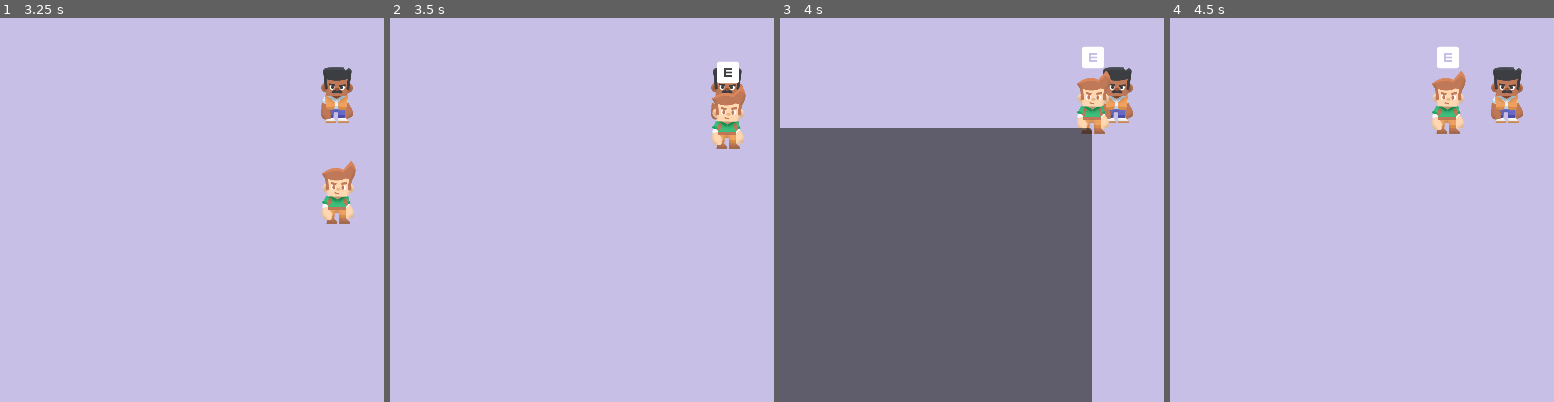
Above: before the commit, frames 1-4 (left to right).
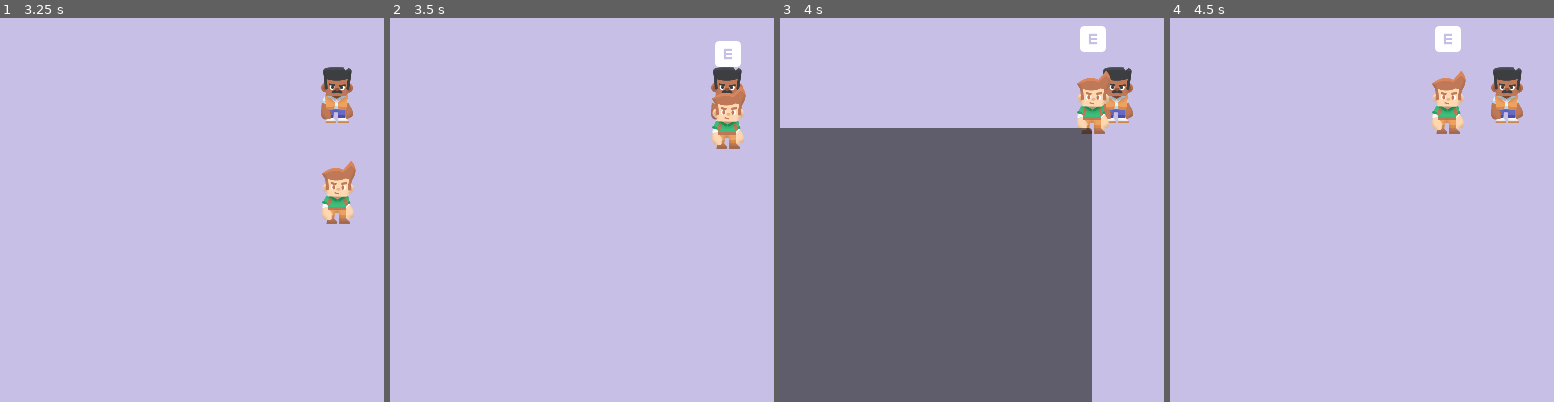
Above: after the commit, the same moments.

Repository: iliqnew/clueless
Game: Godot game, scene res://scenes/main.tscn
Same seed, same stepped clock (60 frames per second), same inputs: the game is played once before the commit and once after it.
Inputs:
- Up to frame 1 (3.25 s): tap Enter at 0.5 s; hold D (right) 0.53-1.28 s; tap E (interact) every 0.75 s from 0.6 to 2.85 s; hold S (down) 1.28-2.03 s; hold D (right) 2.03-2.78 s; hold W (up) from 2.78 s (still down)
- Up to frame 2 (3.5 s): keep holding W (up)
- Up to frame 3 (4 s): release W (up) at 3.53 s; hold A (left) from 3.53 s (still down); tap E (interact) at 3.6 s
- Up to frame 4 (4.5 s): keep holding A (left); tap Space at 4.25 s; tap E (interact) at 4.35 s
The pictures show only the part of the screen within x 35-85%, y 16-66%; the shares and areas given below are measured in that part.

Frame 1 is identical in both runs. In frame 2, 0.6% of the frame differs, in the area x 84-92%, y 5-18%; in frame 3, 0.5%; in frame 4, 0.5%.

Commit message:
complete the rebase

Diff:
--- a/npc.gd
+++ /dev/null
@@ -1,7 +0,0 @@
-class_name NPC
-extends Node2D
-
-@export var dialogue_text: String
-
-func interact() -> void:
-	Globals.dialogue_manager.show_dialogue(dialogue_text)
--- a/scenes/player.tscn
+++ b/scenes/player.tscn
@@ -6,29 +6,28 @@
 
 [sub_resource type="RectangleShape2D" id="RectangleShape2D_caca7"]
 
-[sub_resource type="RectangleShape2D" id="RectangleShape2D_qhqgy"]
-size = Vector2(40, 68)
+[sub_resource type="RectangleShape2D" id="RectangleShape2D_td4se"]
+size = Vector2(40, 66)
 
 [node name="Player" type="CharacterBody2D" unique_id=521609202 node_paths=PackedStringArray("interact_key_sprite", "interact_area")]
 script = ExtResource("1_onrkg")
 interact_key_sprite = NodePath("InteractKeySprite")
-interact_area = NodePath("InteractArea2D")
+interact_area = NodePath("InteractionArea2D")
+
+[node name="CollisionShape2D" type="CollisionShape2D" parent="." unique_id=1522362181]
+position = Vector2(0, 23)
+shape = SubResource("RectangleShape2D_caca7")
 
 [node name="Sprite2D" type="Sprite2D" parent="." unique_id=1729613953]
 scale = Vector2(0.3, 0.3)
 texture = ExtResource("1_4flbx")
 
 [node name="InteractKeySprite" type="Sprite2D" parent="." unique_id=1074902464]
-position = Vector2(1.9073486e-06, -44.500004)
-scale = Vector2(0.46875, 0.45312497)
+position = Vector2(0, -63)
+scale = Vector2(0.535, 0.535)
 texture = ExtResource("3_qhqgy")
 
-[node name="CollisionShape2D" type="CollisionShape2D" parent="." unique_id=1522362181]
-position = Vector2(0, 23)
-shape = SubResource("RectangleShape2D_caca7")
+[node name="InteractionArea2D" type="Area2D" parent="." unique_id=1959314851]
 
-[node name="InteractArea2D" type="Area2D" parent="." unique_id=1403451122]
-
-[node name="CollisionShape2D" type="CollisionShape2D" parent="InteractArea2D" unique_id=1749405628]
-position = Vector2(0, 2)
-shape = SubResource("RectangleShape2D_qhqgy")
+[node name="CollisionShape2D" type="CollisionShape2D" parent="InteractionArea2D" unique_id=776195926]
+shape = SubResource("RectangleShape2D_td4se")
Not shown, removed: npc.gd.uid
Not shown: 1 places in scenes/npc.tscn that only renumber resources
Not shown, changed: scripts/npc.gd.uid
